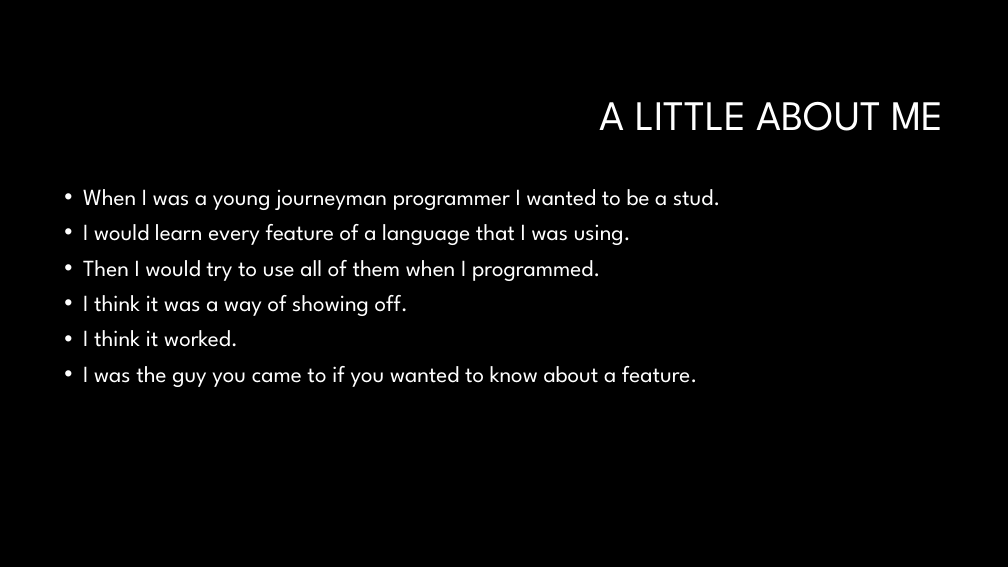
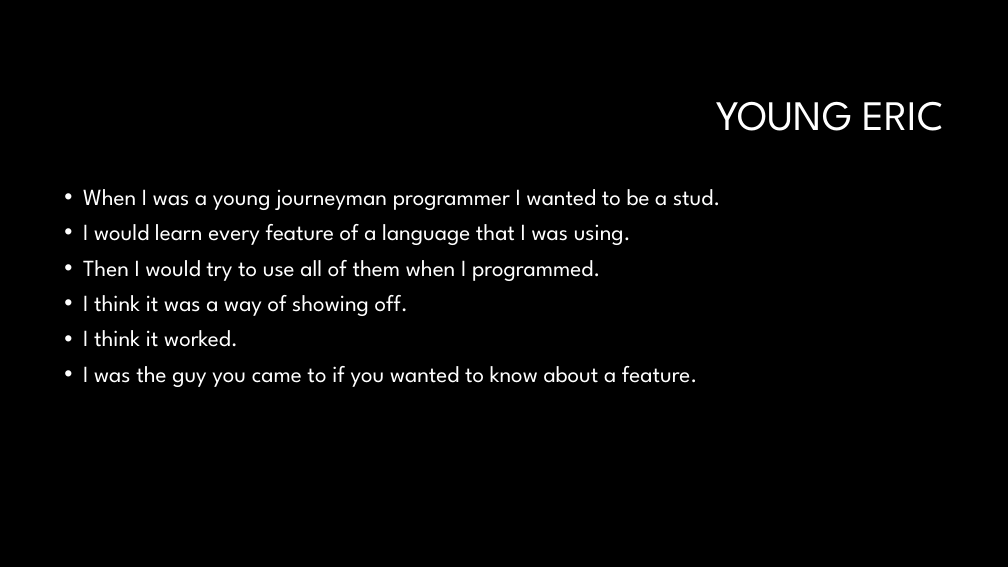
Before and after one commit to ericburcham/JsInvocationPatterns, a slide deck: slide 5 of Presentation/InvocationPatterns.pptx. Drawn at 1008x567 pixels with LibreOffice and Linux fonts; fonts in the diff are those of the drawing; background and template pictures are left out. Boxes give left, top, right and bottom in pixels: in the first picture for what was removed or moved away, otherwise in the second. Text is boxed around its words. In the diff, an @@ line names an element or a change of style, - is before the commit and + after.

```diff
--- a/Presentation/InvocationPatterns.pptx
+++ b/Presentation/InvocationPatterns.pptx
@@ title at (717, 101, 944, 131): text changed @@
-A LITTLE ABOUT ME
+YOUNG ERIC
```
Also in this commit, not shown: 5 other slides changed, 1 slide removed.
